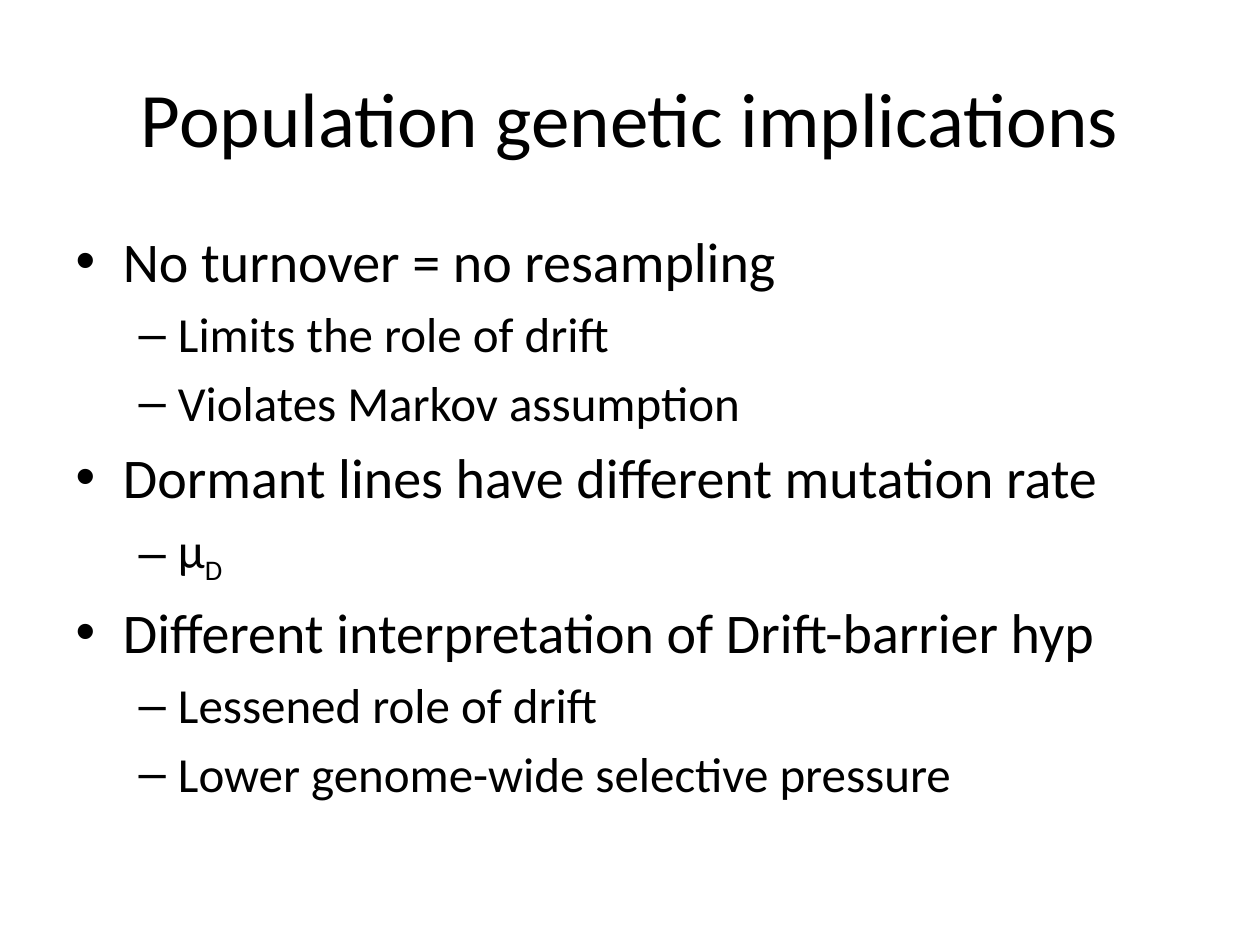
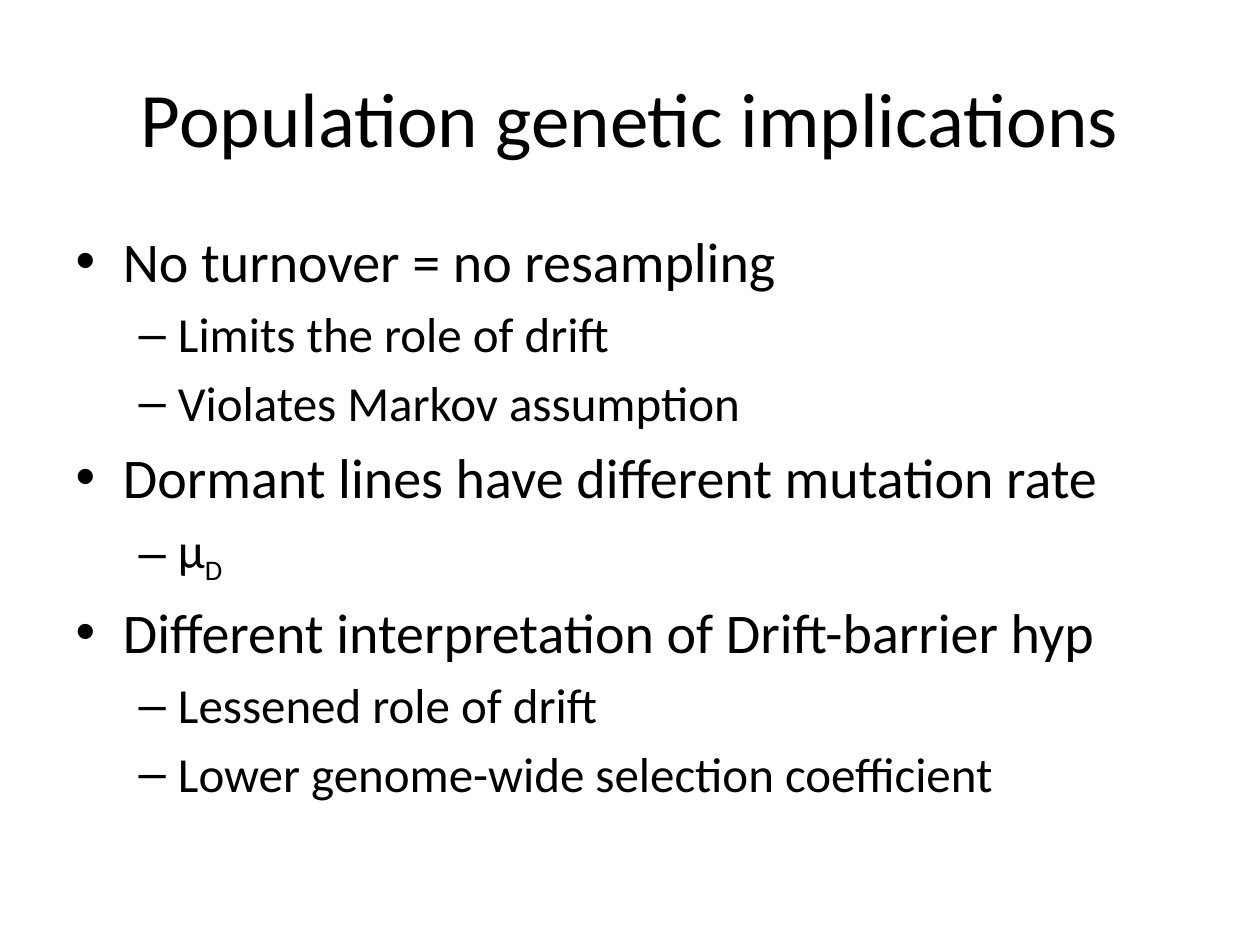
Before and after one commit to MURI2/Task2, a slide deck: slide 12 of SeedBanks/Talks/FallLabTalk.pptx. Drawn at 1260x945 pixels with LibreOffice and Linux fonts; fonts in the diff are those of the drawing. Boxes give left, top, right and bottom in pixels: in the first picture for what was removed or moved away, otherwise in the second. Text is boxed around its words. In the diff, an @@ line names an element or a change of style, - is before the commit and + after.

```diff
--- a/SeedBanks/Talks/FallLabTalk.pptx
+++ b/SeedBanks/Talks/FallLabTalk.pptx
@@ text at (178, 758, 992, 801): text changed @@
-  – Lower genome-wide selective pressure
+  – Lower genome-wide selection coefficient
```
Also in this commit, not shown: 1 slide added, 13 other files.
